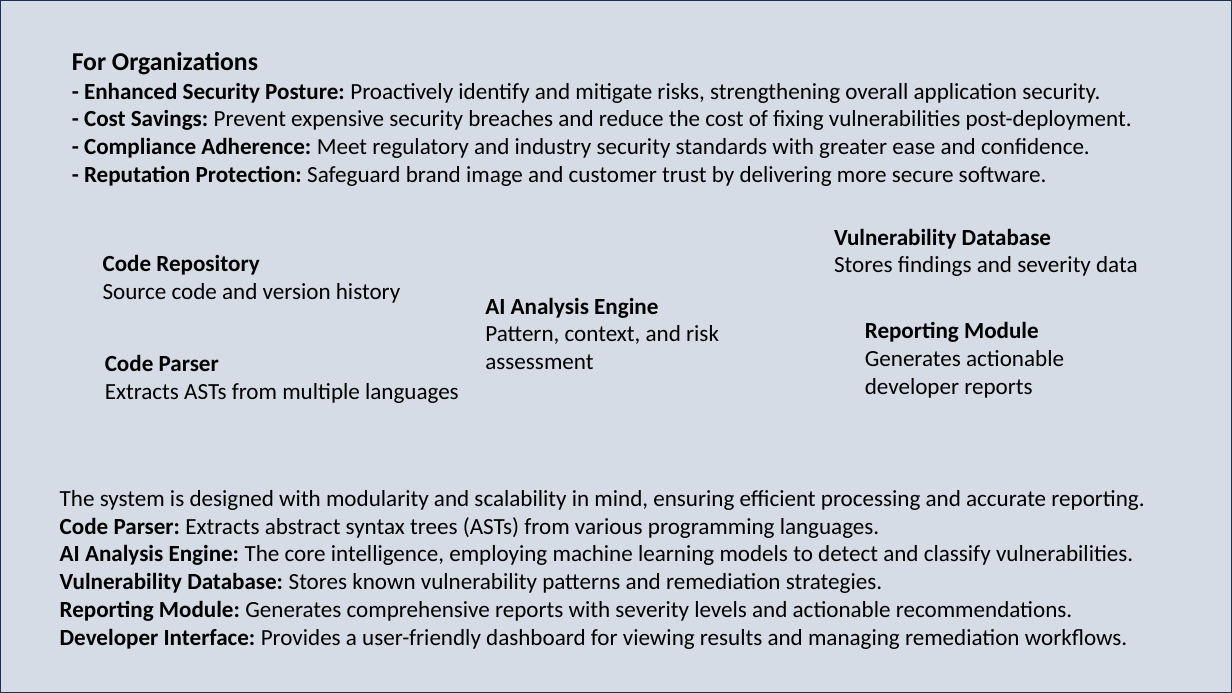
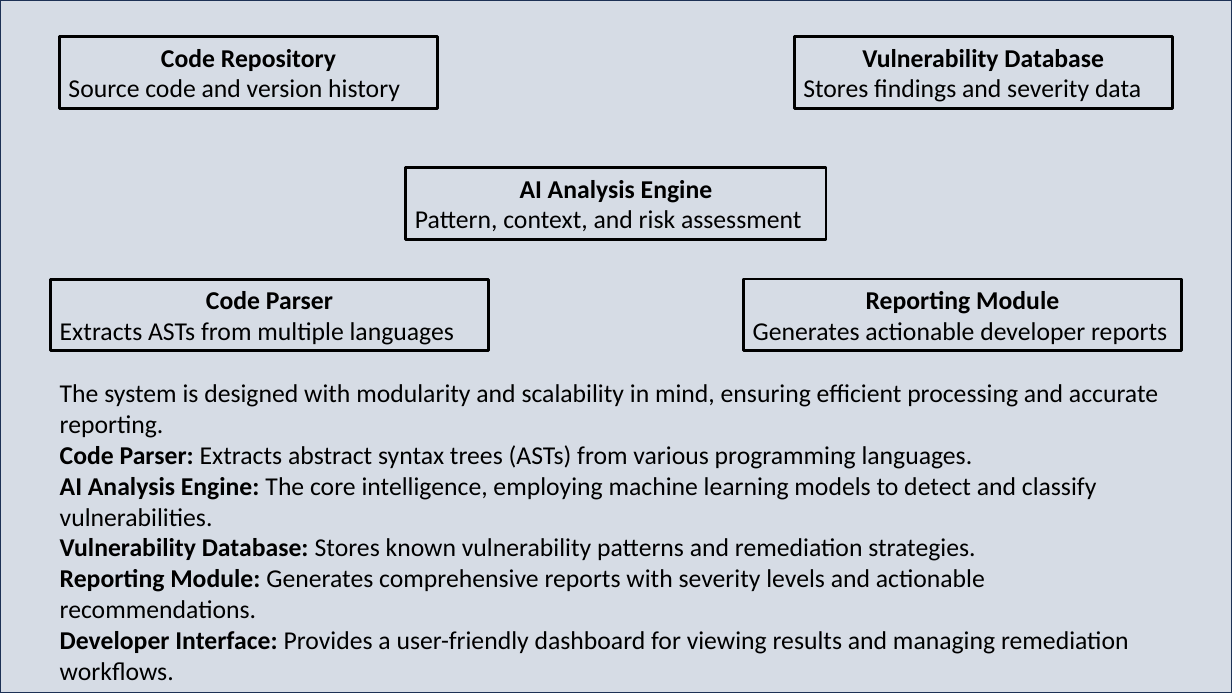
Before and after one commit to fardeen-codes07/Smart-Code-vulnerablilty-Triage-System, a slide deck: slide 10 of SOURCE CODE SCANNER PPT.pptx (slide 8 before the commit). Drawn at 1232x693 pixels with LibreOffice and Linux fonts; fonts in the diff are those of the drawing. Boxes give left, top, right and bottom in pixels: in the first picture for what was removed or moved away, otherwise in the second. Text is boxed around its words. In the diff, an @@ line names an element or a change of style, - is before the commit and + after.

```diff
--- a/SOURCE CODE SCANNER PPT.pptx
+++ b/SOURCE CODE SCANNER PPT.pptx
@@ rectangle "Code Repository": place and size @@
-rectangle "Code Repository" at [103, 254, 400, 303]
+rectangle "Code Repository" at [59, 37, 438, 108]
@@ text removed at [72, 52, 1132, 186] @@
-For Organizations
-- Enhanced Security Posture: Proactively identify and mitigate risks, strengthening overall application security.
-- Cost Savings: Prevent expensive security breaches and reduce the cost of fixing vulnerabilities post-deployment.
-- Compliance Adherence: Meet regulatory and industry security standards with greater ease and confidence.
-- Reputation Protection: Safeguard brand image and customer trust by delivering more secure software.
@@ rectangle "Vulnerability Database": place and size @@
-rectangle "Vulnerability Database" at [834, 228, 1137, 276]
+rectangle "Vulnerability Database" at [795, 37, 1174, 108]
@@ size 18 to 20 pt; alignment left to centre; outline none to #000000 2.25 pt in 5 elements at [51, 279, 489, 350], [744, 279, 1182, 350], [795, 37, 1174, 108], [59, 37, 438, 108], [406, 168, 826, 239] @@
@@ rectangle "AI Analysis Engine": place and size @@
-rectangle "AI Analysis Engine" at [485, 297, 719, 369]
+rectangle "AI Analysis Engine" at [406, 168, 826, 239]
@@ rectangle "Code Parser": place and size @@
-rectangle "Code Parser" at [105, 354, 459, 403]
+rectangle "Code Parser" at [51, 279, 489, 350]
@@ rectangle "Reporting Module": place and size @@
-rectangle "Reporting Module" at [865, 321, 1064, 398]
+rectangle "Reporting Module" at [744, 279, 1182, 350]
@@ text "The system is designed with ...": place and size @@
-text "The system is designed with ..." at [60, 490, 1144, 649]
+text "The system is designed with ..." at [60, 384, 1158, 680]
@@ text "The system is designed with ..." at [60, 384, 1158, 680]: size 18 to 20 pt @@
```
Also in this commit, not shown: 6 other slides changed, 3 slides added.
